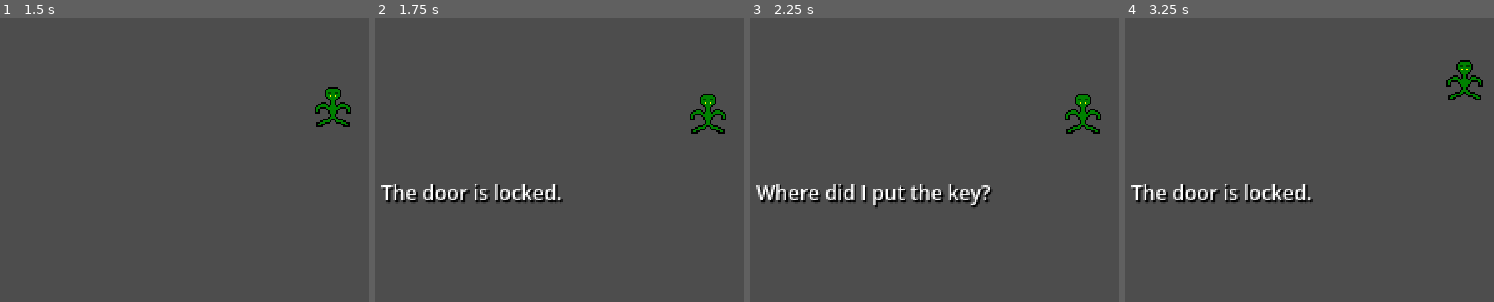
Above: before the commit, frames 1-4 (left to right).
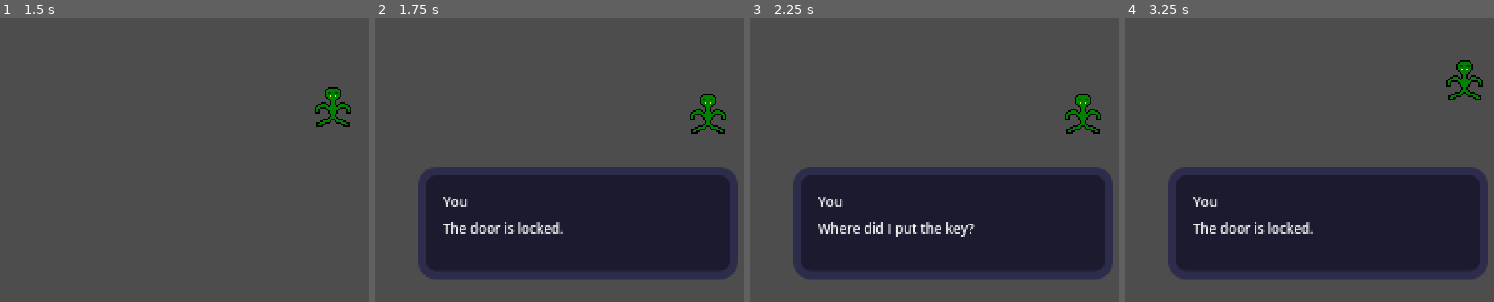
Above: after the commit, the same moments.

Repository: shadraps/language-game
Game: Godot game, scene res://scenes/monologue-testing.tscn
The game is run twice, just before and just after one commit, with the same random seed, the same clock (stepped at 60 frames per second) and the same inputs.
Inputs:
- Up to frame 1 (1.5 s): tap Enter (ui_accept) at 0.5, 0.77 s; hold D (right) 0.53-1.28 s; hold Down (down) from 1.28 s (still down)
- Up to frame 2 (1.75 s): keep holding Down (down); tap Enter (ui_accept) at 1.52 s
- Up to frame 3 (2.25 s): tap Enter (ui_accept) at 2 s; release Down (down) at 2.03 s; hold D (right) from 2.03 s (still down)
- Up to frame 4 (3.25 s): tap Enter (ui_accept) at 2.75, 3.02 s; release D (right) at 2.78 s; hold Up (up) from 2.78 s (still down)

Frame 1 is identical in both runs. In frame 2, 34% of the frame differs, in the area x 1-99%, y 52-92%; in frame 3, 34%; in frame 4, 34%.

Commit message:
looks prettier, scroll not working

Diff:
--- a/language-game/dialog/test_dialog.json
+++ /dev/null
@@ -1,13 +0,0 @@
-{
-	"door": [
-		"The door is locked.",
-		"Where did I put the key?"
-	],
-	"pictures": [
-		"Pictures of places that I have visited.",
-		"I used to do a lot of traveling."
-	],
-	"bookcase": [
-		"A dead plant and unread books."
-	]
-}
--- /dev/null
+++ b/language-game/dialog/test_monologue.json
@@ -0,0 +1,14 @@
+{
+	"door": [
+		"The door is locked.",
+		"Where did I put the key?"
+	],
+	"pictures": [
+		"Pictures of places that I have visited.",
+		"I used to do a lot of traveling."
+	],
+	"bookcase": [
+		"A dead plant and unread books.",
+		"This is a really long message. It's like excessively long. I don't know why I'm talking so extensively about bookcases. I mean is this even about bookcases? I can't really tell."
+	]
+}
--- a/language-game/nodes/dialog_player.tscn
+++ b/language-game/nodes/dialog_player.tscn
@@ -1,24 +1,41 @@
 [gd_scene format=3 uid="uid://ct21gw2ogrs2b"]
 
 [ext_resource type="Script" uid="uid://bge82p83wh3vh" path="res://scripts/dialog/dialog_player.gd" id="1_pkfvy"]
+[ext_resource type="Theme" uid="uid://dosbj14bvn6jl" path="res://themes/main.tres" id="2_ftycp"]
 
 [node name="DialogPlayer" type="CanvasLayer" unique_id=1797860898]
 script = ExtResource("1_pkfvy")
 
-[node name="Background" type="TextureRect" parent="." unique_id=1314980279]
-offset_left = 122.0
-offset_top = 196.0
-offset_right = 348.0
-offset_bottom = 253.0
+[node name="PanelContainer" type="PanelContainer" parent="." unique_id=1055129787]
+offset_left = 144.0
+offset_top = 189.0
+offset_right = 336.0
+offset_bottom = 256.5
+theme = ExtResource("2_ftycp")
 
-[node name="TextLabel" type="Label" parent="." unique_id=719694160]
+[node name="MarginContainer" type="MarginContainer" parent="PanelContainer" unique_id=843725561]
+layout_mode = 2
+size_flags_horizontal = 3
+theme = ExtResource("2_ftycp")
+
+[node name="ScrollContainer" type="ScrollContainer" parent="PanelContainer/MarginContainer" unique_id=1299597302]
+layout_mode = 2
+
+[node name="VBoxContainer" type="VBoxContainer" parent="PanelContainer/MarginContainer/ScrollContainer" unique_id=1429376698]
+layout_mode = 2
+size_flags_horizontal = 3
+
+[node name="Speaker" type="Label" parent="PanelContainer/MarginContainer/ScrollContainer/VBoxContainer" unique_id=421611533]
+layout_mode = 2
+theme = ExtResource("2_ftycp")
+text = "You"
+
+[node name="Dialog" type="Label" parent="PanelContainer/MarginContainer/ScrollContainer/VBoxContainer" unique_id=1267218360]
 process_mode = 3
-custom_minimum_size = Vector2(200, 50)
-custom_maximum_size = Vector2(200, 50)
-offset_left = 122.0
-offset_top = 196.0
-offset_right = 322.0
-offset_bottom = 246.0
-theme_override_colors/font_shadow_color = Color(0, 0, 0, 1)
-theme_override_font_sizes/font_size = 12
+custom_minimum_size = Vector2(5, 5)
+layout_mode = 2
+size_flags_horizontal = 3
+size_flags_vertical = 1
+theme = ExtResource("2_ftycp")
+text = "Lorem ipsum dolor sit amet lorem ipsum dolor sit amet lorem ipsum dolor sit amet"
 autowrap_mode = 2
--- /dev/null
+++ b/language-game/scenes/dialog-testing.tscn
@@ -0,0 +1,10 @@
+[gd_scene format=3 uid="uid://bgviljnyihn74"]
+
+[ext_resource type="PackedScene" uid="uid://oqwbubno4dgk" path="res://nodes/player.tscn" id="1_a5650"]
+
+[node name="DialogTesting" type="Node2D" unique_id=1651422769]
+
+[node name="Player" parent="." unique_id=1211654961 instance=ExtResource("1_a5650")]
+position = Vector2(236, 137)
+
+[node name="NPCDialogArea" type="Area2D" parent="." unique_id=917129144]
--- a/language-game/scenes/monologue-testing.tscn
+++ b/language-game/scenes/monologue-testing.tscn
@@ -36,8 +36,8 @@
 position = Vector2(140, 144)
 shape = SubResource("RectangleShape2D_qchbg")
 
-[node name="DialogPlayer" parent="." unique_id=1797860898 instance=ExtResource("3_kddj0")]
-scene_text_file = "res://dialog/test_dialog.json"
+[node name="DialogPlayer" parent="." unique_id=1797860898 instance=ExtResource("3_bub0q")]
+scene_text_file = "res://dialog/test_monologue.json"
 
 [editable path="DialogAreaDoor"]
 [editable path="DialogAreaBookcase"]
--- a/language-game/scripts/dialog/dialog_player.gd
+++ b/language-game/scripts/dialog/dialog_player.gd
@@ -6,11 +6,12 @@
 var selected_text = []
 var in_progress = false
 
-@onready var background: TextureRect = $Background
-@onready var text_label: Label = $TextLabel
+@onready var container: PanelContainer = $PanelContainer
+@onready var speaker: Label = $PanelContainer/MarginContainer/ScrollContainer/VBoxContainer/Speaker
+@onready var dialog: Label = $PanelContainer/MarginContainer/ScrollContainer/VBoxContainer/Dialog
 
 func _ready():
-	background.visible = false
+	container.visible = false
 	scene_text = load_scene_text()
 	SignalBus.connect("display_dialog", on_display_dialog)
 
@@ -27,7 +28,7 @@
 		return {}
 
 func show_text():
-	text_label.text = selected_text.pop_front()
+	dialog.text = selected_text.pop_front()
 
 func next_line():
 	if selected_text.size() > 0:
@@ -36,8 +37,8 @@
 		finish()
 
 func finish():
-	text_label.text = ""
-	background.visible = false
+	dialog.text = ""
+	container.visible = false
 	in_progress = false
 	get_tree().paused = false
 
@@ -46,7 +47,7 @@
 		next_line()
 	else:
 		get_tree().paused = true
-		background.visible = true
+		container.visible = true
 		in_progress = true
 		selected_text = scene_text[text_key].duplicate()
 		show_text()
--- /dev/null
+++ b/language-game/themes/main.tres
@@ -0,0 +1,22 @@
+[gd_resource type="Theme" format=3 uid="uid://dosbj14bvn6jl"]
+
+[sub_resource type="StyleBoxFlat" id="StyleBoxFlat_1id7b"]
+bg_color = Color(0.10527172, 0.101017825, 0.18423107, 1)
+border_width_left = 5
+border_width_top = 5
+border_width_right = 5
+border_width_bottom = 5
+border_color = Color(0.17906213, 0.17351466, 0.29213417, 1)
+corner_radius_top_left = 10
+corner_radius_top_right = 10
+corner_radius_bottom_right = 10
+corner_radius_bottom_left = 10
+
+[resource]
+/colors/background_color = Color(0.298062, 0.14902258, 0.43617344, 1)
+Label/font_sizes/font_size = 8
+MarginContainer/constants/margin_bottom = 10
+MarginContainer/constants/margin_left = 10
+MarginContainer/constants/margin_right = 10
+MarginContainer/constants/margin_top = 10
+PanelContainer/styles/panel = SubResource("StyleBoxFlat_1id7b")
Not shown: 3 places in language-game/scenes/monologue-testing.tscn that only renumber resources
